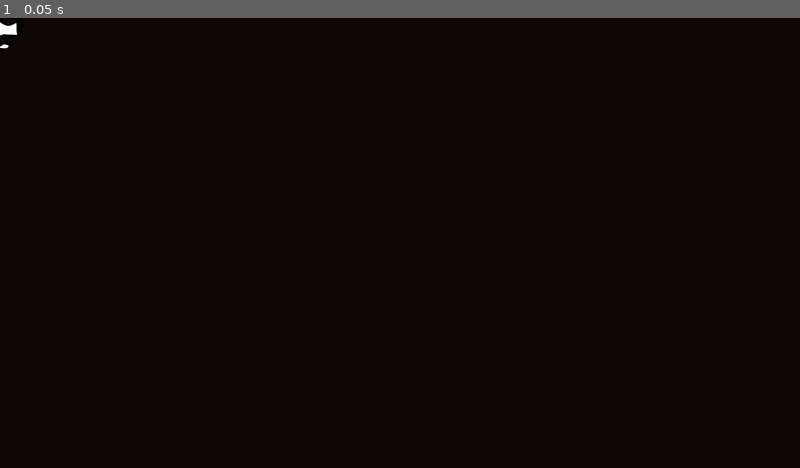
Above: before the commit, frame 1.
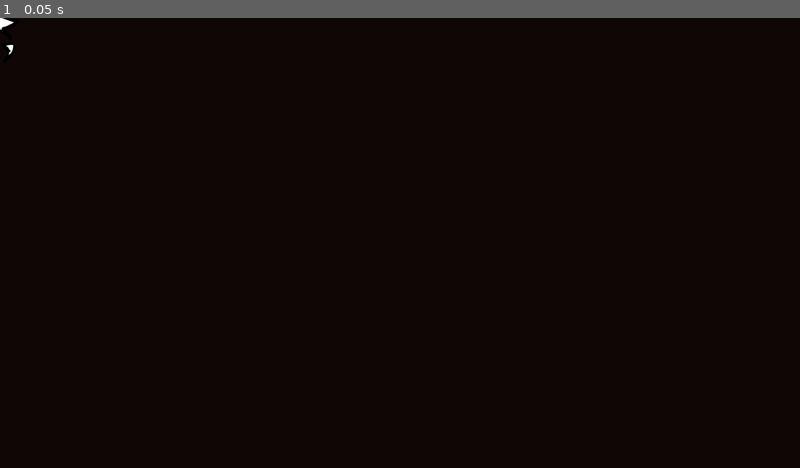
Above: after the commit, the same moment.

Repository: Lukko-Digital/brackeys-jam-2025-1
Game: Godot game, scene res://src/walking_dust.tscn
Two runs of this game, one before a commit and one after it. Both use one fixed random seed, a clock stepped at 60 frames per second and the inputs below. This scene is started directly instead of the project's main scene.
Inputs:
- Up to frame 1 (0.05 s): no input

The runs differ from the first frame. In frame 1, less than 0.1% of the frame differs, in the area x 0-3%, y 0-9%.

Commit message:
adjust walking dust

Diff:
--- a/src/walking_dust.tscn
+++ b/src/walking_dust.tscn
@@ -26,7 +26,7 @@
 }],
 "loop": true,
 "name": &"horizontal_dust",
-"speed": 12.0
+"speed": 8.0
 }, {
 "frames": [{
 "duration": 1.0,
@@ -43,7 +43,7 @@
 }],
 "loop": true,
 "name": &"vertical_dust",
-"speed": 12.0
+"speed": 8.0
 }]
 
 [node name="Dust" type="Node2D"]
@@ -51,5 +51,5 @@
 [node name="AnimatedSprite2D" type="AnimatedSprite2D" parent="."]
 position = Vector2(9, 0)
 sprite_frames = SubResource("SpriteFrames_gfv0f")
-animation = &"horizontal_dust"
-frame_progress = 0.81301
+animation = &"vertical_dust"
+frame_progress = 0.363526
